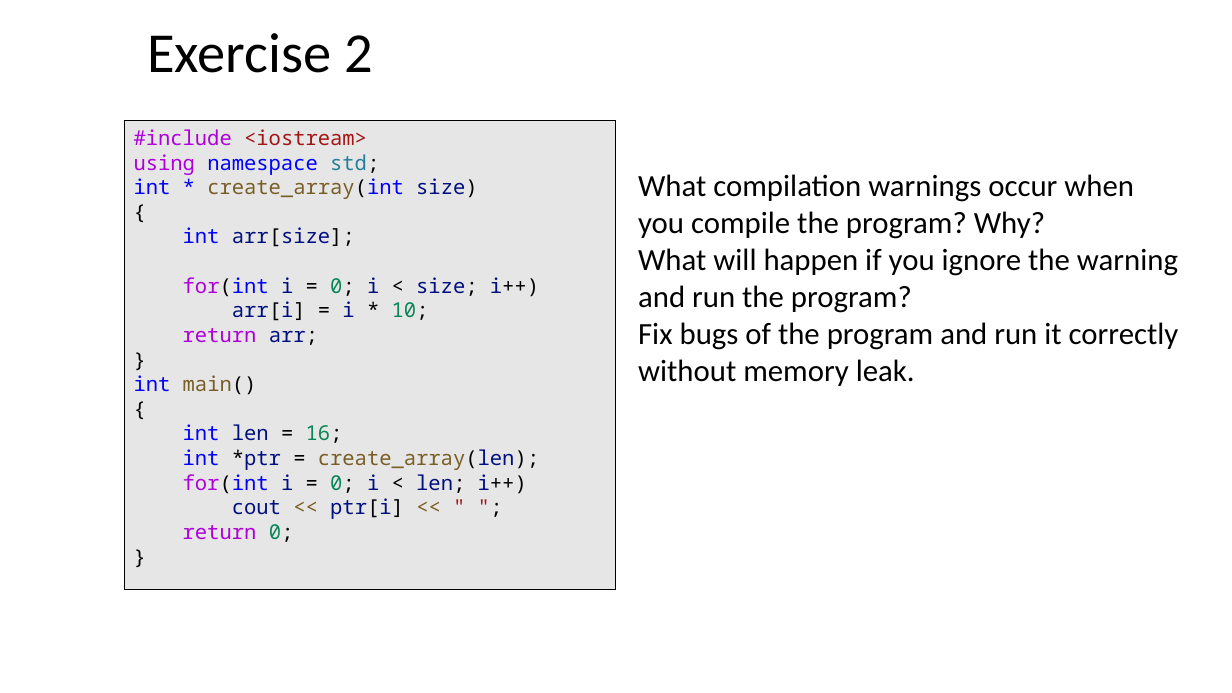
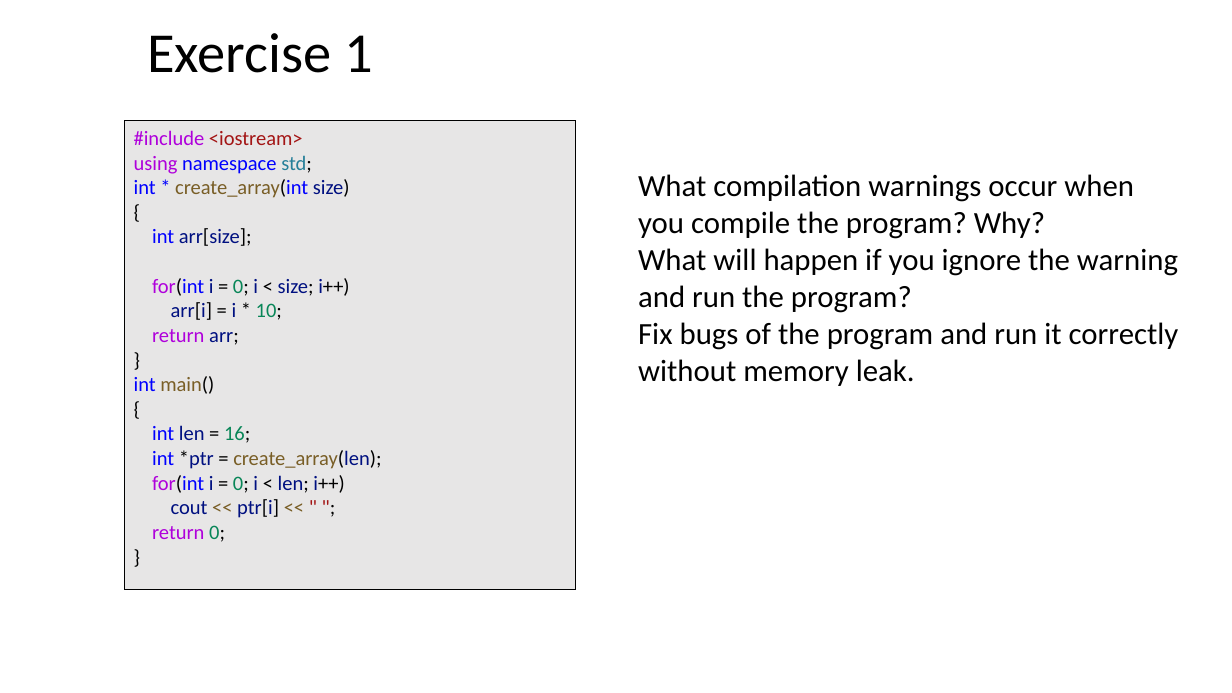
Before and after one commit to ShiqiYu/CPP, a slide deck: slide 18 of week06/Lab06.pptx (slide 11 before the commit). Drawn at 1232x693 pixels with LibreOffice and Linux fonts; fonts in the diff are those of the drawing; background and template pictures are left out. Boxes give left, top, right and bottom in pixels: in the first picture for what was removed or moved away, otherwise in the second. Text is boxed around its words. In the diff, an @@ line names an element or a change of style, - is before the commit and + after.

```diff
--- a/week06/Lab06.pptx
+++ b/week06/Lab06.pptx
@@ title at box(147, 33, 373, 73): text changed @@
-Exercise 2
+Exercise 1
@@ rectangle "#include <iostream>": place and size @@
-rectangle "#include <iostream>" at box(125, 120, 616, 590)
+rectangle "#include <iostream>" at box(125, 120, 576, 590)
@@ rectangle "#include <iostream>" at box(125, 120, 576, 590): font Noto Sans Mono to Calibri @@
```
Also in this commit, not shown: 5 other slides changed, 9 slides added, 3 slides removed, 6 other files.
